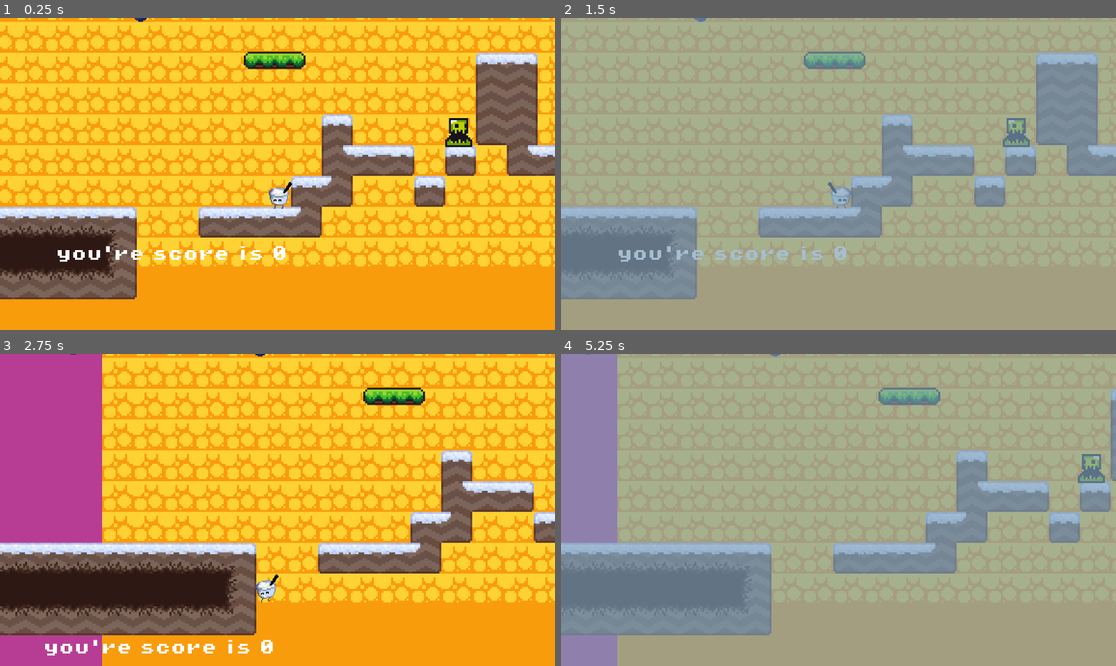
Above: before the commit, frames 1-4 (two rows, left to right).
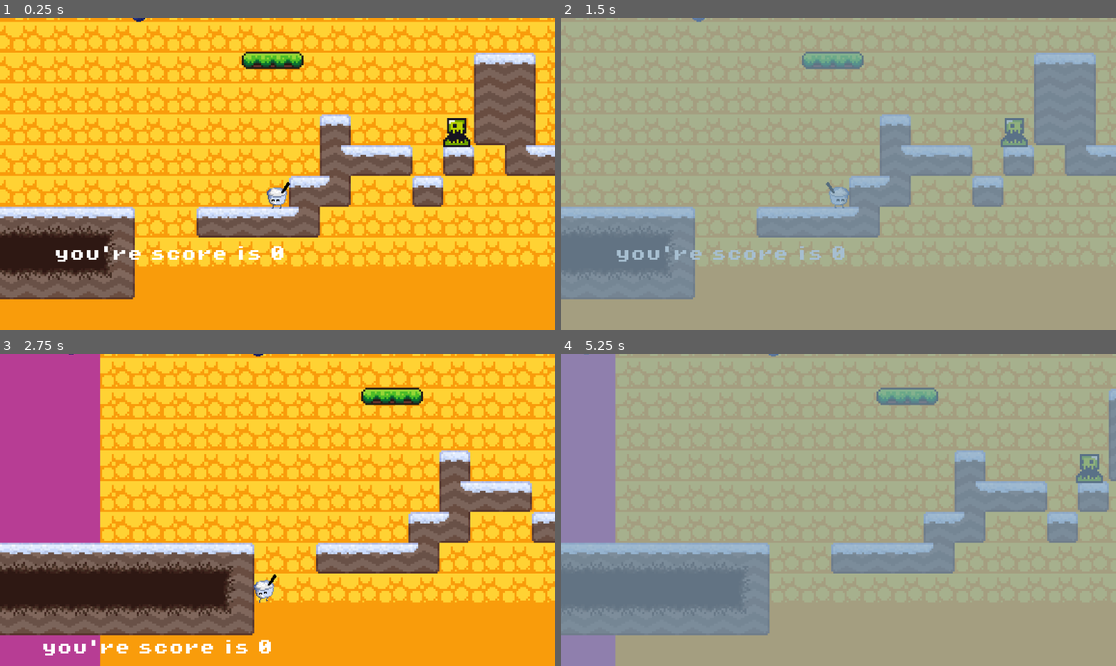
Above: after the commit, the same moments.

Repository: KingKiwiThe3rd/Priff-My-Beloved
Game: Godot game, scene res://scenes/game.tscn
Same seed, same stepped clock (60 frames per second), same inputs: the game is played once before the commit and once after it. The engine's default icon, where the game draws it, is replaced by a stand-in: a white triangle on a blue panel in a dark square.
Inputs:
- Up to frame 1 (0.25 s): no input
- Up to frame 2 (1.5 s): hold Right (Move Right) from 0.53 s (still down); tap Shift (Dash) at 0.6 s; tap Space (Jump) at 0.77 s; tap F (time_slow) at 1.35 s
- Up to frame 3 (2.75 s): tap Space (Jump) at 1.52 s; release Right (Move Right) at 2.03 s; hold A (Move Left) from 2.03 s (still down); tap Shift (Dash) at 2.1 s
- Up to frame 4 (5.25 s): release A (Move Left) at 2.78 s; hold Right (Move Right) 2.78-4.28 s; tap F (time_slow) at 2.85, 4.35 s; tap Space (Jump) at 3.02, 3.77, 4.52 s; tap Shift (Dash) at 3.6, 5.1 s; hold A (Move Left) 4.28-5.03 s; hold Right (Move Right) from 5.03 s (still down)

The runs differ from the first frame. In frame 1, 16% of the frame differs, in the area x 0-100%, y 0-91%; in frame 2, 1.8%; in frame 3, 14%; in frame 4, 1.3%.

Commit message:
part one of the camra changes fail

Diff:
--- /dev/null
+++ b/scenes/camera_zone.tscn
@@ -0,0 +1,16 @@
+[gd_scene load_steps=3 format=3 uid="uid://cape8wblct3l7"]
+
+[ext_resource type="Script" uid="uid://cadh5mxcjgo0l" path="res://scripts/camera_zone.gd" id="1_y6if2"]
+
+[sub_resource type="RectangleShape2D" id="RectangleShape2D_00kvm"]
+size = Vector2(100, 490)
+
+[node name="CameraZone" type="Area2D"]
+collision_mask = 4
+script = ExtResource("1_y6if2")
+
+[node name="CollisionShape2D2" type="CollisionShape2D" parent="."]
+position = Vector2(38, -146)
+shape = SubResource("RectangleShape2D_00kvm")
+
+[connection signal="body_entered" from="." to="." method="_on_body_entered"]
--- a/scenes/game.tscn
+++ b/scenes/game.tscn
@@ -11,6 +11,7 @@
 [ext_resource type="PackedScene" uid="uid://nljcjg4c58wi" path="res://scenes/area_2d.tscn" id="9_l3ayf"]
 [ext_resource type="FontFile" uid="uid://b8i13b3yqmoai" path="res://assets/fonts/PixelOperator8-Bold.ttf" id="11_k52hj"]
 [ext_resource type="PackedScene" uid="uid://yq1qck1v0qgy" path="res://scenes/checkpoint.tscn" id="11_kvpfn"]
+[ext_resource type="PackedScene" uid="uid://cape8wblct3l7" path="res://scenes/camera_zone.tscn" id="12_dinhu"]
 
 [sub_resource type="TileSetAtlasSource" id="TileSetAtlasSource_5sh4k"]
 texture = ExtResource("3_i75mv")
@@ -340,12 +341,6 @@
 position = Vector2(53, 91)
 script = ExtResource("2_vn441")
 
-[node name="Camera2D" type="Camera2D" parent="Priff"]
-position = Vector2(-1, -2)
-zoom = Vector2(4, 4)
-limit_bottom = 160
-position_smoothing_enabled = true
-
 [node name="TileMap" type="TileMap" parent="."]
 position = Vector2(-5, 0)
 tile_set = SubResource("TileSet_em46e")
@@ -503,3 +498,5 @@
 anchor_bottom = 1.0
 grow_horizontal = 0
 color = Color(0.996078, 0, 0, 0.65098)
+
+[node name="CameraZone" parent="." instance=ExtResource("12_dinhu")]
--- a/scenes/priff.tscn
+++ b/scenes/priff.tscn
@@ -9,6 +9,7 @@
 [ext_resource type="Script" uid="uid://4l2s8w836mhf" path="res://scripts/dash_manager.gd" id="7_qdgp1"]
 [ext_resource type="Script" uid="uid://bi8cd36alxvtx" path="res://scripts/ui_manager.gd" id="8_2i0o8"]
 [ext_resource type="FontFile" uid="uid://b8i13b3yqmoai" path="res://assets/fonts/PixelOperator8-Bold.ttf" id="9_posfk"]
+[ext_resource type="Script" uid="uid://dnb3hvg883nlu" path="res://scripts/camera_2d.gd" id="10_vfhwo"]
 
 [sub_resource type="AtlasTexture" id="AtlasTexture_5u1xv"]
 atlas = ExtResource("1_dq3ae")
@@ -291,3 +292,11 @@
 theme_override_font_sizes/font_size = 8
 text = "you're score is 0"
 metadata/_edit_use_anchors_ = true
+
+[node name="Camera2D" type="Camera2D" parent="."]
+position = Vector2(0, -8)
+scale = Vector2(0.4, 0.279999)
+zoom = Vector2(4, 4)
+limit_bottom = 160
+position_smoothing_enabled = true
+script = ExtResource("10_vfhwo")
--- /dev/null
+++ b/scripts/camera_2d.gd
@@ -0,0 +1,11 @@
+# SmoothCamera.gd
+extends Camera2D
+
+@export var follow_strength := 0.1  # 0 = locked, 1 = full follow
+
+func _process(delta):
+	if not is_instance_valid(get_parent()):
+		return
+
+	var target_pos = get_parent().global_position
+	global_position = lerp(global_position, target_pos, follow_strength)
--- /dev/null
+++ b/scripts/camera_zone.gd
@@ -0,0 +1,24 @@
+# CameraZone.gd
+extends Area2D
+
+@export var camera_bounds: Rect2 = Rect2()
+
+
+func _ready():
+	print("CameraZone ready")
+
+func _on_body_entered(body):
+	print("ENTERED ZONE: ", body.name)
+	if body.name == "Priff":
+		var cam = body.get_node_or_null("Camera2D")
+		if cam:
+			# inside _on_body_entered:
+
+			cam.limit_left = int(camera_bounds.position.x)
+			cam.limit_top = int(camera_bounds.position.y)
+			cam.limit_right = int(camera_bounds.position.x + camera_bounds.size.x)
+			cam.limit_bottom = int(camera_bounds.position.y + camera_bounds.size.y)
+			print("Camera limits updated to: ", camera_bounds)
+
+func _draw():
+	draw_rect(camera_bounds, Color.RED, false)
--- a/scripts/game_manager.gd
+++ b/scripts/game_manager.gd
@@ -6,7 +6,7 @@
 
 func add_point():
 	coins += 1
-	if coins >= 1:
+	if coins >= 10:
 		_on_ten_coins_reached()
 
 func reset_coins():
Not shown: 1 places in scenes/game.tscn that only renumber resources
Not shown: 1 places in scenes/priff.tscn that only renumber resources
Not shown, added: scripts/camera_2d.gd.uid
Not shown, added: scripts/camera_zone.gd.uid
